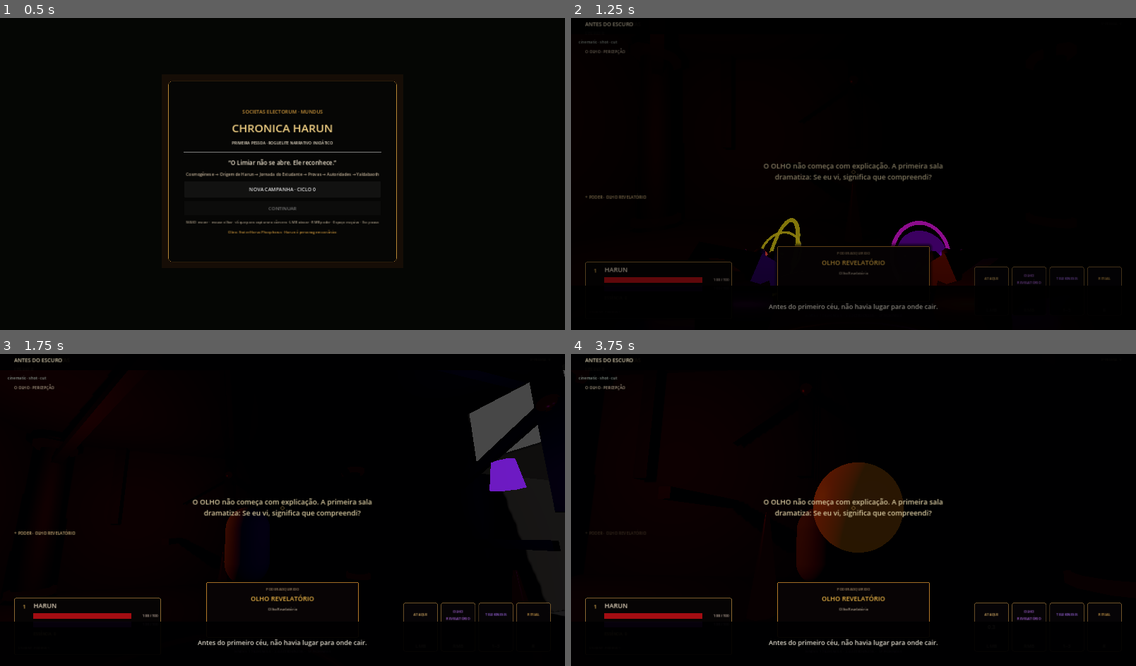
Above: before the commit, frames 1-4 (two rows, left to right).
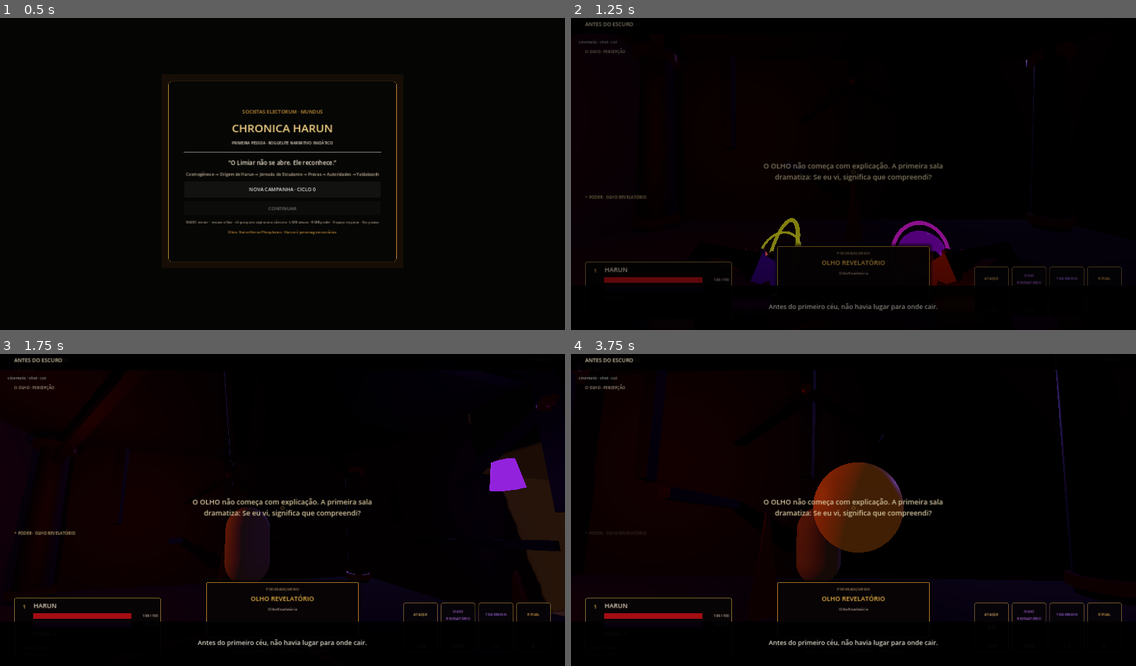
Above: after the commit, the same moments.

Repository: neuralSynapse/societaselectorum
Game: Godot game, scene res://scenes/boot/Main.tscn
The game is run twice, just before and just after one commit, with the same random seed, the same clock (stepped at 60 frames per second) and the same inputs.
Inputs (mouse positions are in pixels of both pictures, inside the frame that each line leads up to):
- Up to frame 1 (0.5 s): no input
- Up to frame 2 (1.25 s): click "NOVA CAMPANHA · CICLO 0" at 0.5 s
- Up to frame 3 (1.75 s): tap Enter (ui_accept) at 1.25 s; move the mouse to (310, 506) at 1.27 s; hold W (move_forward) from 1.28 s (still down); hold V (camera_toggle) from 1.28 s (still down); click (310, 506) at 1.42 s; tap Space (jump) at 1.52 s
- Up to frame 4 (3.75 s): keep holding W (move_forward); move the mouse to (825, 510) at 2.02 s; release V (camera_toggle) at 2.03 s; tap C (consume) at 2.1 s; tap Space (jump) at 2.27 s; move the mouse to (864, 500) at 2.77 s; hold Q (dodge) 2.78-3.53 s; move the mouse to (847, 513) at 3.52 s; tap R (instrument) at 3.6 s; click (847, 513) at 3.67 s

Frame 1 is identical in both runs. In frame 2, less than 0.1% of the frame differs, in the area x 18-83%, y 10-77%; in frame 3, 2.8%; in frame 4, 3.6%, in the area x 1-89%, y 5-73%.

Commit message:
feat: add cinematic world environment and moon rim lighting

Diff:
--- a/game/chronica-harun/scenes/boot/Main.tscn
+++ b/game/chronica-harun/scenes/boot/Main.tscn
@@ -1,24 +1,61 @@
-[gd_scene load_steps=7 format=3]
+[gd_scene load_steps=8 format=3]
+
 [ext_resource type="Script" path="res://scripts/boot/Main.gd" id="1"]
 [ext_resource type="Script" path="res://scripts/progression/StageDirector.gd" id="2"]
 [ext_resource type="Script" path="res://scripts/narrative/VisionDirector.gd" id="3"]
 [ext_resource type="Script" path="res://scripts/progression/MetaRunDirector.gd" id="4"]
 [ext_resource type="PackedScene" path="res://scenes/systems/WorldExpansionRuntime.tscn" id="5"]
 [ext_resource type="PackedScene" path="res://scenes/narrative/NarrativeRuntime.tscn" id="6_narrative"]
+
+[sub_resource type="Environment" id="Environment_chronica"]
+background_mode = 1
+background_color = Color(0.006, 0.005, 0.011, 1)
+background_energy_multiplier = 0.48
+ambient_light_source = 3
+ambient_light_color = Color(0.19, 0.11, 0.075, 1)
+ambient_light_energy = 0.72
+ambient_light_sky_contribution = 0.0
+reflected_light_source = 2
+tonemap_mode = 2
+tonemap_exposure = 1.18
+fog_enabled = true
+fog_light_color = Color(0.12, 0.07, 0.10, 1)
+fog_light_energy = 0.72
+fog_density = 0.012
+fog_height = 0.7
+fog_height_density = 0.12
+
 [node name="Main" type="Node3D"]
 script = ExtResource("1")
+
 [node name="WorldRoot" type="Node3D" parent="."]
+
 [node name="WorldEnvironment" type="WorldEnvironment" parent="WorldRoot"]
+environment = SubResource("Environment_chronica")
+
 [node name="KeyLight" type="DirectionalLight3D" parent="WorldRoot"]
-rotation_degrees = Vector3(-58,-30,0)
-light_energy = 0.65
+rotation_degrees = Vector3(-58, -30, 0)
+light_color = Color(1, 0.72, 0.49, 1)
+light_energy = 0.92
 shadow_enabled = true
+
+[node name="MoonRim" type="DirectionalLight3D" parent="WorldRoot"]
+rotation_degrees = Vector3(-24, 148, 9)
+light_color = Color(0.28, 0.19, 0.52, 1)
+light_energy = 0.34
+shadow_enabled = false
+
 [node name="UIRoot" type="CanvasLayer" parent="."]
+
 [node name="StageDirector" type="Node" parent="."]
 script = ExtResource("2")
+
 [node name="VisionDirector" type="Node" parent="."]
 script = ExtResource("3")
+
 [node name="MetaRunDirector" type="Node" parent="."]
 script = ExtResource("4")
+
 [node name="WorldExpansionRuntime" parent="." instance=ExtResource("5")]
+
 [node name="NarrativeRuntime" parent="." instance=ExtResource("6_narrative")]
